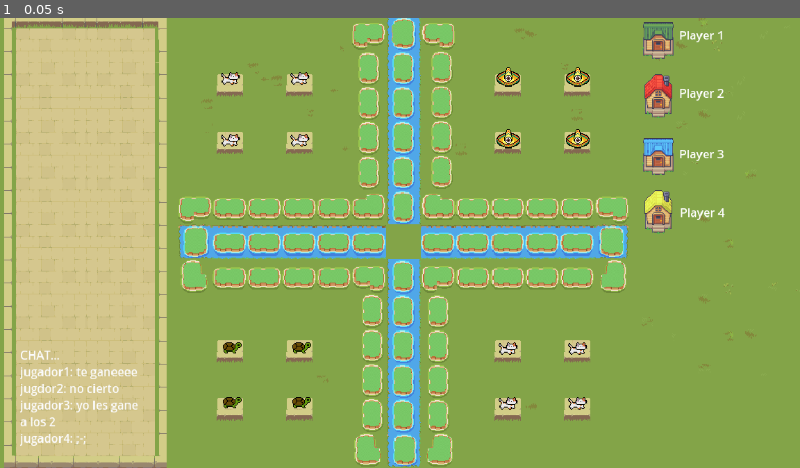
Above: before the commit, frame 1.
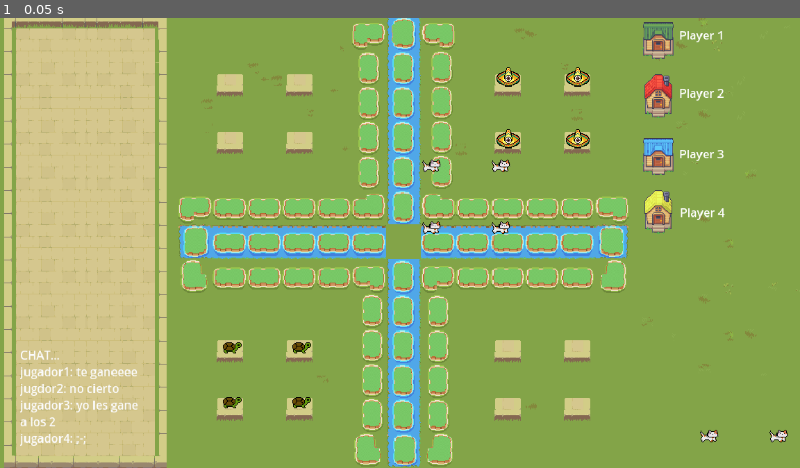
Above: after the commit, the same moment.

Repository: Sark1223/LUDO_v1
Game: Godot game, scene res://escenas/tablero.tscn
Two runs of this game, one before a commit and one after it. Both use one fixed random seed, a clock stepped at 60 frames per second and the inputs below.
Inputs:
- Up to frame 1 (0.05 s): no input

The runs differ from the first frame. In frame 1, 0.7% of the frame differs, in the area x 27-99%, y 12-95%.

Commit message:
volver gato objeto

Diff:
--- /dev/null
+++ b/Juego_V1/ludi_v1/escenas/gato_salto.gd
@@ -0,0 +1 @@
+extends CharacterBody2D
--- /dev/null
+++ b/Juego_V1/ludi_v1/escenas/gato_salto.tscn
@@ -0,0 +1,56 @@
+[gd_scene load_steps=6 format=3 uid="uid://dner7axn051h0"]
+
+[ext_resource type="Texture2D" uid="uid://b3pvgbtq50pct" path="res://Rocky Roads/Rocky Roads/Personajes/gato_salto.png" id="1_3xk1a"]
+[ext_resource type="Script" path="res://escenas/gato_salto.gd" id="1_gwpj2"]
+
+[sub_resource type="Animation" id="Animation_tjsni"]
+resource_name = "gato_salto"
+length = 0.6
+loop_mode = 1
+tracks/0/type = "value"
+tracks/0/imported = false
+tracks/0/enabled = true
+tracks/0/path = NodePath("GatoSalto:frame")
+tracks/0/interp = 1
+tracks/0/loop_wrap = true
+tracks/0/keys = {
+"times": PackedFloat32Array(0, 0.133333, 0.3, 0.466667),
+"transitions": PackedFloat32Array(1, 1, 1, 1),
+"update": 1,
+"values": [0, 1, 2, 3]
+}
+
+[sub_resource type="Animation" id="Animation_db5bn"]
+length = 0.001
+tracks/0/type = "value"
+tracks/0/imported = false
+tracks/0/enabled = true
+tracks/0/path = NodePath("GatoSalto:frame")
+tracks/0/interp = 1
+tracks/0/loop_wrap = true
+tracks/0/keys = {
+"times": PackedFloat32Array(0),
+"transitions": PackedFloat32Array(1),
+"update": 1,
+"values": [2]
+}
+
+[sub_resource type="AnimationLibrary" id="AnimationLibrary_mjk5c"]
+_data = {
+"RESET": SubResource("Animation_db5bn"),
+"gato_salto": SubResource("Animation_tjsni")
+}
+
+[node name="player1" type="CharacterBody2D"]
+script = ExtResource("1_gwpj2")
+
+[node name="GatoSalto" type="Sprite2D" parent="."]
+position = Vector2(277, 119)
+texture = ExtResource("1_3xk1a")
+hframes = 4
+frame = 2
+
+[node name="AnimationPlayer" type="AnimationPlayer" parent="."]
+libraries = {
+"": SubResource("AnimationLibrary_mjk5c")
+}
--- a/Juego_V1/ludi_v1/escenas/ludo.gd
+++ b/Juego_V1/ludi_v1/escenas/ludo.gd
@@ -4,9 +4,9 @@
 const cell_with = 50; #Tamaño de cada cuadro donde saltaran
 
 const TEXTURE_HOLDER = preload("res://escenas/texture_holder.tscn")
-
+const GATO_SALTO = preload("res://escenas/gato_salto.tscn")
 #Personajes
-const gato_salto  = preload("res://Rocky Roads/Rocky Roads/Personajes/gato_salto.png");
+#const gato_salto  = preload("res://Rocky Roads/Rocky Roads/Personajes/gato_salto.png");
 const STATIC_CAT = preload("res://Rocky Roads/Rocky Roads/Personajes/static_cat.png")
 const SOMBRERO = preload("res://Rocky Roads/Rocky Roads/Personajes/sombrero.png")
 const TORTUGA = preload("res://Rocky Roads/Rocky Roads/Personajes/tortuga.png")
@@ -51,6 +51,11 @@
 
 			# Asignar textura según el valor en el tablero
 			match tablero[y][x]:
-				1:holder.texture = STATIC_CAT
-				2:holder.texture = SOMBRERO
-				3:holder.texture = TORTUGA
+				1:
+					var gato = GATO_SALTO.instantiate()  # Instancia la escena del personaje
+					piezas.add_child(gato)  # Añadir el personaje al tablero
+					gato.global_position = holder.global_position  # Asegurarse de que esté en la posición correcta
+				2:
+					holder.texture = SOMBRERO
+				3:
+					holder.texture = TORTUGA
--- a/Juego_V1/ludi_v1/escenas/tablero.tscn
+++ b/Juego_V1/ludi_v1/escenas/tablero.tscn
@@ -6743,8 +6743,6 @@
 
 [sub_resource type="TileMapPattern" id="TileMapPattern_0sil2"]
 tile_data = PackedInt32Array(0, 1048576, 18, 65536, 1048576, 19, 131072, 1310720, 19, 393216, 1048576, 19, 458752, 1310 …(455 unchanged characters)…
-
-[sub_resource type="TileMapPattern" id="TileMapPattern_03nua"]
 
 [sub_resource type="TileMapPattern" id="TileMapPattern_hnrk5"]
 tile_data = PackedInt32Array(0, 196617, 4, 65536, 196617, 5, 131072, 196617, 6, 1, 262153, 4, 65537, 262153, 5, 131073, 262153, 6, 2, 458761, 4, 65538, 458761, 5, 131074, 458761, 6)
@@ -14197,10 +14195,9 @@
 sources/11 = SubResource("TileSetAtlasSource_guhsh")
 pattern_0 = SubResource("TileMapPattern_ygj0q")
 pattern_1 = SubResource("TileMapPattern_0sil2")
-pattern_2 = SubResource("TileMapPattern_03nua")
-pattern_3 = SubResource("TileMapPattern_hnrk5")
-pattern_4 = SubResource("TileMapPattern_3lovr")
-pattern_5 = SubResource("TileMapPattern_05iu4")
+pattern_2 = SubResource("TileMapPattern_hnrk5")
+pattern_3 = SubResource("TileMapPattern_3lovr")
+pattern_4 = SubResource("TileMapPattern_05iu4")
 
 [sub_resource type="TileSetAtlasSource" id="TileSetAtlasSource_03gvp"]
 texture = ExtResource("4_0dc1k")
Not shown: 1 places in Juego_V1/ludi_v1/escenas/tablero.tscn that only renumber resources
